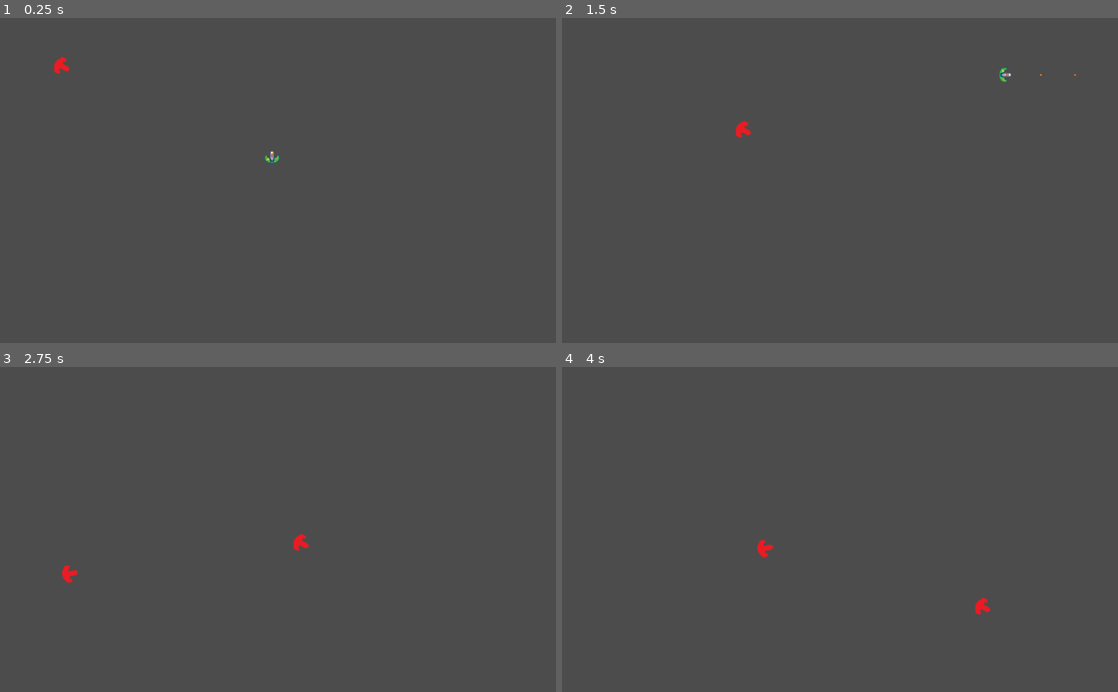
Above: before the commit, frames 1-4 (two rows, left to right).
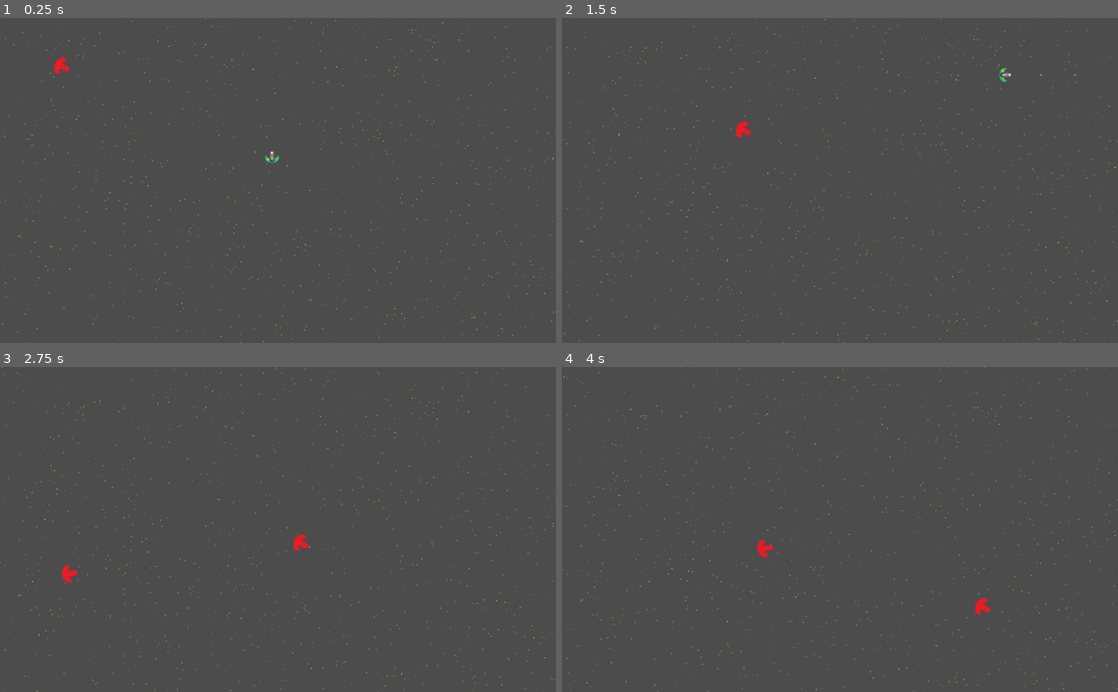
Above: after the commit, the same moments.

Repository: Nairu/GMTK-2019
Game: Godot game, scene res://Scenes/BaseLevel.tscn
The game is run twice, just before and just after one commit, with the same random seed, the same clock (stepped at 60 frames per second) and the same inputs.
Inputs:
- Up to frame 1 (0.25 s): no input
- Up to frame 2 (1.5 s): tap Enter (ui_accept) at 0.5, 0.77 s
- Up to frame 3 (2.75 s): tap Enter (ui_accept) at 1.52 s
- Up to frame 4 (4 s): tap Enter (ui_accept) at 3.02, 3.77 s

The runs differ from the first frame. In frame 1, 0.4% of the frame differs, in the area x 0-100%, y 0-100%; in frame 2, 0.4%; in frame 3, 0.4%; in frame 4, 0.4%.

Commit message:
Adding starfield to main scene

Diff:
--- a/Scenes/BaseLevel.tscn
+++ b/Scenes/BaseLevel.tscn
@@ -1,8 +1,9 @@
-[gd_scene load_steps=4 format=2]
+[gd_scene load_steps=5 format=2]
 
 [ext_resource path="res://Scripts/BaseLevel.gd" type="Script" id=1]
 [ext_resource path="res://Objects/Player.tscn" type="PackedScene" id=2]
 [ext_resource path="res://Objects/Enemy.tscn" type="PackedScene" id=3]
+[ext_resource path="res://Objects/Starfield.tscn" type="PackedScene" id=4]
 
 [node name="BaseNode" type="Node2D"]
 script = ExtResource( 1 )
@@ -12,3 +13,5 @@
 
 [node name="EnemyNode" parent="." instance=ExtResource( 3 )]
 position = Vector2( 69, 65 )
+
+[node name="Starfield" parent="." instance=ExtResource( 4 )]
